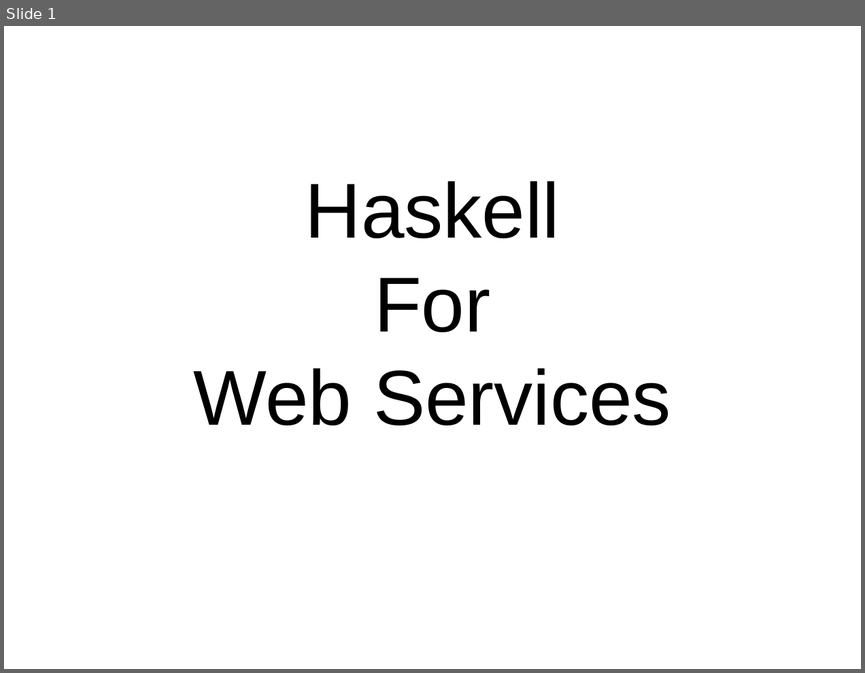
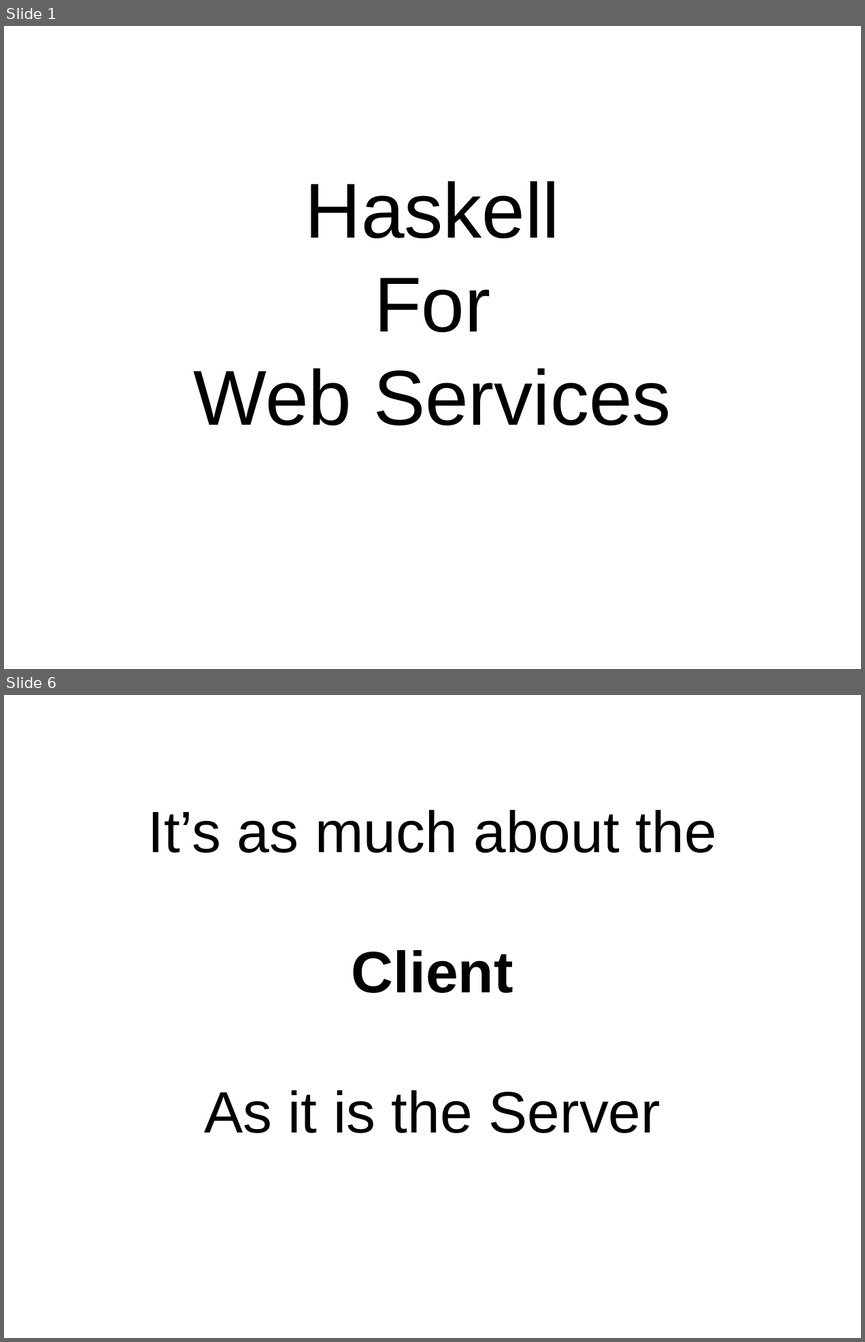
Before and after one commit to bhurt/presentations, a slide deck: webserve.odp. Shown one above the other, each under a label of ours: slide 1 before the commit, slides 1 and 6 after it; the slides between them are not shown. The pictures are 865x673 and 865x1342 pixels, drawn with LibreOffice and Linux fonts; fonts in the diff are those of the drawing. Boxes give left, top, right and bottom in pixels: in the first picture for what was removed or moved away, otherwise in the second. Text is boxed around its words. In the diff, an @@ line names an element or a change of style, - is before the commit and + after.

```diff
--- a/webserve.odp
+++ b/webserve.odp
@@ slide 6 added at (x1=4, y1=695, x2=861, y2=1338), background #FFFFFF @@
@@ subtitle added at (x1=147, y1=810, x2=717, y2=1133), 54 pt, text #000000 @@
+It’s as much about the
+Client
+As it is the Server
```
Also in this commit, not shown: 1 slide changed, 67 other slides added.
